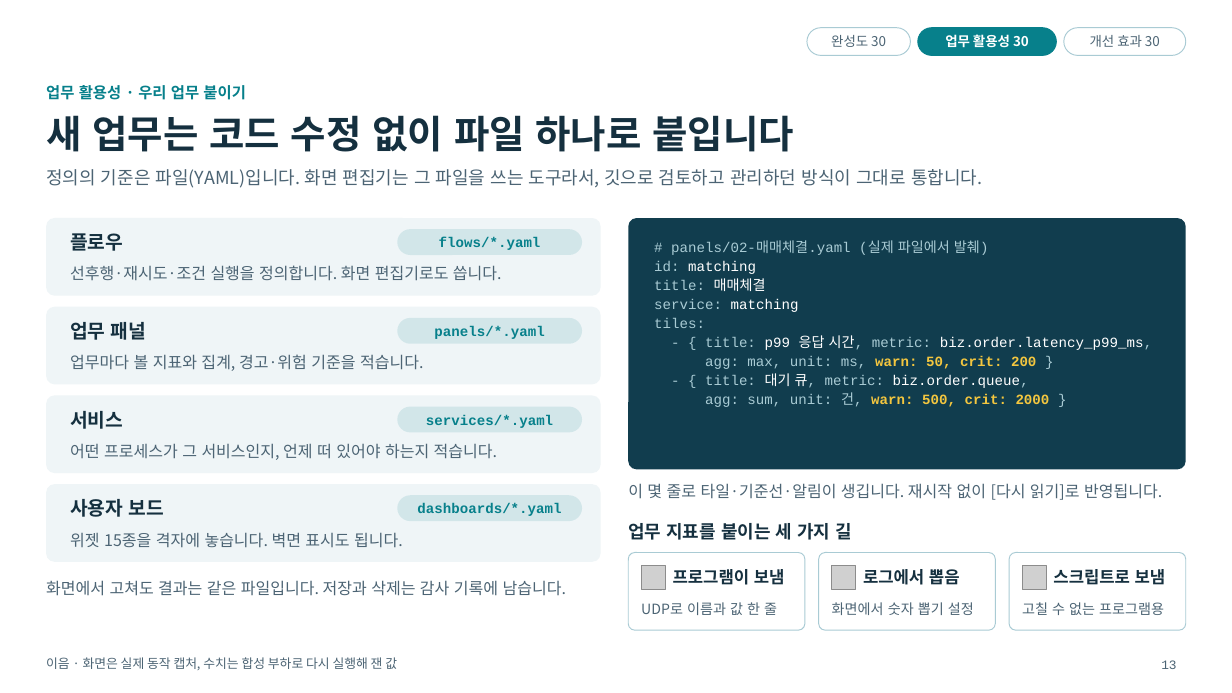
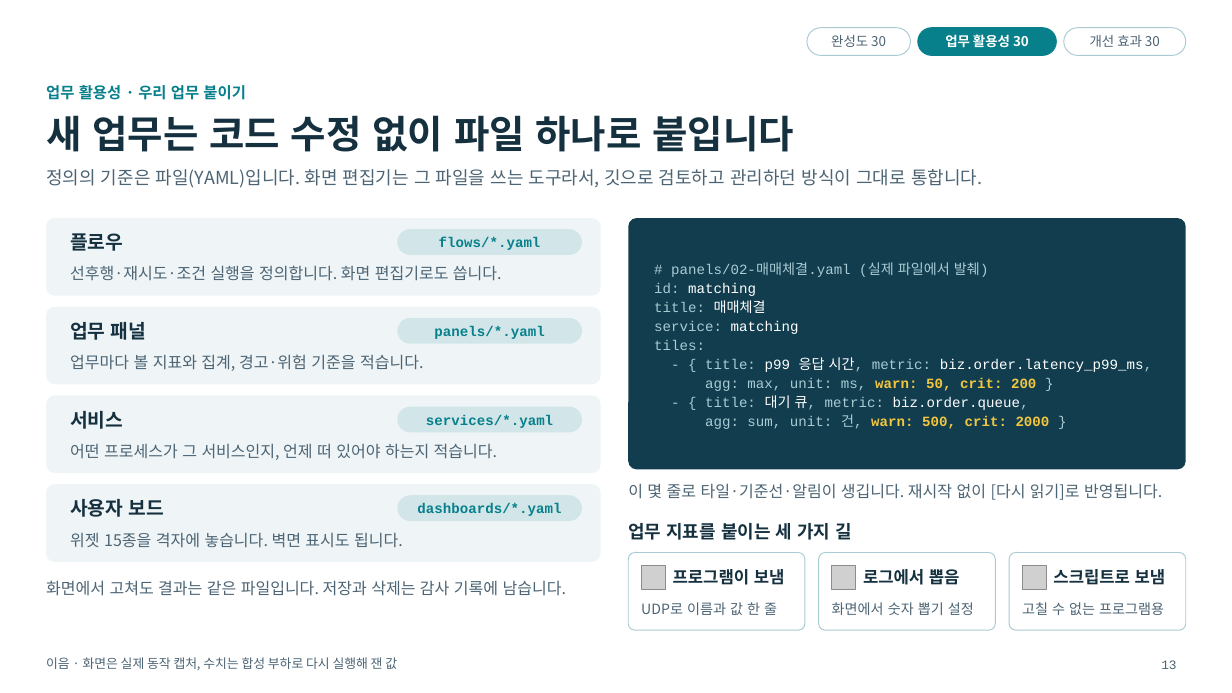
Before and after one commit to bulletgirls/contune, a slide deck: slide 13 of docs/submission/eum-presentation.pptx. Drawn at 1232x693 pixels with LibreOffice and Linux fonts; fonts in the diff are those of the drawing; grey boxes stand for pictures; background and template pictures are left out. Boxes give left, top, right and bottom in pixels: in the first picture for what was removed or moved away, otherwise in the second. Text is boxed around its words. In the diff, an @@ line names an element or a change of style, - is before the commit and + after.

```diff
--- a/docs/submission/eum-presentation.pptx
+++ b/docs/submission/eum-presentation.pptx
@@ text "# panels/02-매매체결.yaml (실제 파일에서 발췌)" at <box>654,262,1153,429</box>: vertical alignment top to middle @@
```
Also in this commit, not shown: 13 other slides changed, 8 other files.
